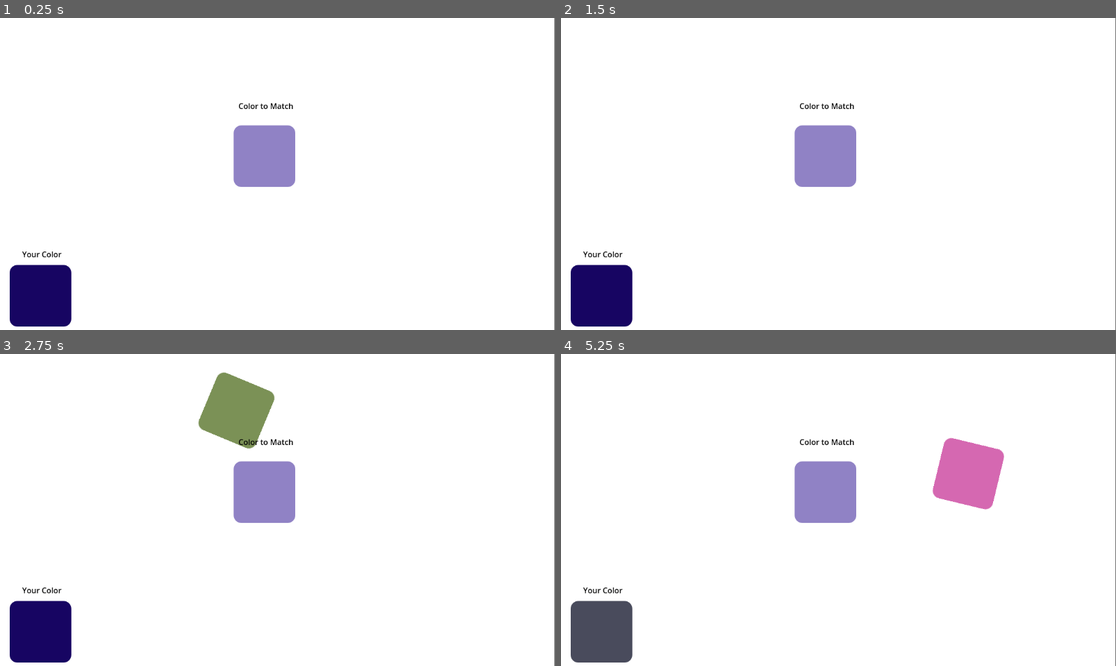
Above: before the commit, frames 1-4 (two rows, left to right).
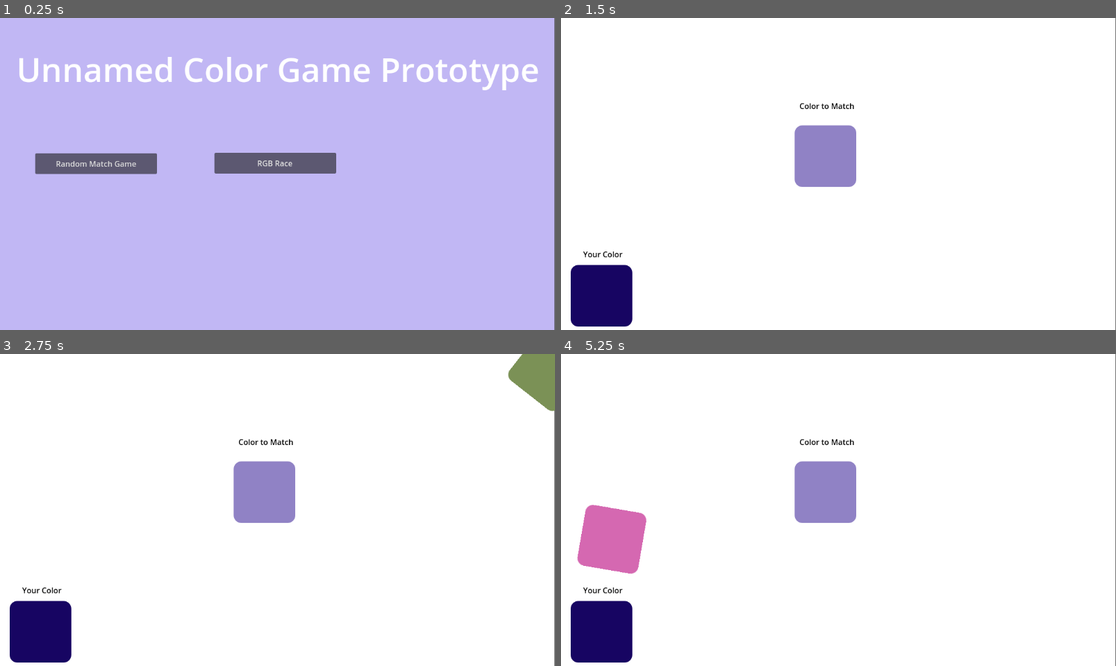
Above: after the commit, the same moments.

Repository: theconmen/color-matching-game-prototype
Game: Godot game, scene res://Main/main.tscn
Two runs of this game, one before a commit and one after it. Both use one fixed random seed, a clock stepped at 60 frames per second and the inputs below. The engine's default icon, where the game draws it, is replaced by a stand-in: a white triangle on a blue panel in a dark square.
Inputs (mouse positions are in pixels of both pictures, inside the frame that each line leads up to):
- Up to frame 1 (0.25 s): no input
- Up to frame 2 (1.5 s): click (655, 164) at 0.5 s, where only the run after the commit has a clickable "Random Match Game"; tap Enter at 1.25 s; move the mouse to (960, 158) at 1.27 s; press the mouse at (960, 158) at 1.28 s
- Up to frame 3 (2.75 s): tap Space at 2 s; move the mouse to (166, 525) at 2.02 s; release the mouse at (166, 525) at 2.03 s; right-click (166, 525) at 2.1 s; click (166, 525) at 2.17 s
- Up to frame 4 (5.25 s): move the mouse to (799, 413) at 2.77 s; press the mouse at (799, 413) at 2.78 s; move the mouse to (810, 572) at 3.52 s; release the mouse at (810, 572) at 3.53 s; right-click (810, 572) at 3.6 s; click (810, 572) at 3.67 s; move the mouse to (1005, 556) at 4.27 s; press the mouse at (1005, 556) at 4.28 s; move the mouse to (672, 463) at 5.02 s; release the mouse at (672, 463) at 5.03 s; right-click (672, 463) at 5.1 s; click (672, 463) at 5.17 s

The runs differ from the first frame. In frame 1, 98% of the frame differs, in the area x 0-100%, y 0-100%; in frame 2, nothing differs; in frame 3, 3.3%; in frame 4, 6.6%.

Commit message:
Reworked structure and added menu to select game type

Diff:
--- a/Globals/signal_bus.gd
+++ b/Globals/signal_bus.gd
@@ -1,6 +1,10 @@
 extends Node
 
-#main signals
+#Scene Navigation signals
+signal random_match_game_selected
+signal RGB_race_game_selected
+
+#RandomMatch signals
 signal color_circle_left_click(color)
 signal color_circle_right_click(color)
 signal player_new_color(color)
--- a/Main/main.gd
+++ b/Main/main.gd
@@ -1,11 +1,12 @@
-extends Node2D
+extends Node
 
-@onready var color_circle = preload("uid://coelioq7h5jva")
+@onready var RandomMatch: PackedScene = load("uid://dkbhys3yb3puy")
+@onready var RGBRace: PackedScene = load("uid://dogly64edrtnt")
 
 # Called when the node enters the scene tree for the first time.
 func _ready() -> void:
-	SignalBus.player_win_con_met.connect(_on_player_win_con_met)
-	SignalBus.restart_button_pressed.connect(_on_restart_button_pressed)
+	SignalBus.random_match_game_selected.connect(_on_random_match_game_selected)
+	SignalBus.RGB_race_game_selected.connect(_on_rgb_race_game_selected)
 
 
 # Called every frame. 'delta' is the elapsed time since the previous frame.
@@ -13,30 +14,9 @@
 	pass
 
 
-func _on_color_spawn_timeout() -> void:
-	spawn_color_circle()
-
-func spawn_color_circle():
-	var new_color_circle = color_circle.instantiate()
-	var result = set_color_circle_position_rotation()
-	new_color_circle.position = result[0]
-	new_color_circle.rotation = result[1]
-	new_color_circle.linear_velocity = Vector2(randf_range(150.0, 250.0), 0.0).rotated(result[1])
-	add_child(new_color_circle)
-
-func set_color_circle_position_rotation():
-	var circle_spawn_location = $SpawnPath/ColorSpawnPath
-	circle_spawn_location.progress_ratio = randf()
-	var direction = circle_spawn_location.rotation + PI / 2
-	direction += randf_range(-PI / 4, PI / 4)
-	return [circle_spawn_location.position, direction]
+func _on_random_match_game_selected():
+	get_tree().change_scene_to_packed(RandomMatch)
 
 
-func _on_player_win_con_met():
-	$WinScreen.visible = true
-	get_tree().paused = true
-
-func _on_restart_button_pressed():
-	$WinScreen.visible = false
-	get_tree().paused = false
-	get_tree().reload_current_scene()
+func _on_rgb_race_game_selected():
+	get_tree().change_scene_to_packed(RGBRace)
--- a/Main/main.tscn
+++ b/Main/main.tscn
@@ -1,42 +1,9 @@
-[gd_scene load_steps=7 format=3 uid="uid://dkbhys3yb3puy"]
+[gd_scene load_steps=3 format=3 uid="uid://ci65qcv2o5v4a"]
 
-[ext_resource type="Script" uid="uid://dwu5ia2hsfn0b" path="res://Main/main.gd" id="1_eunhr"]
-[ext_resource type="PackedScene" uid="uid://db3kggeq1vlgj" path="res://Color_circles/Main Color/Main_Color.tscn" id="3_liyct"]
-[ext_resource type="PackedScene" uid="uid://dsd3ai7xtupa" path="res://Color_circles/Player Color/player_color.tscn" id="4_eunhr"]
-[ext_resource type="PackedScene" uid="uid://bjgc08ala0h7v" path="res://Background/Background.tscn" id="4_ib3t1"]
-[ext_resource type="PackedScene" uid="uid://b6im1jbu6vwgk" path="res://UI/win_screen.tscn" id="5_k3v36"]
+[ext_resource type="Script" uid="uid://bslt2o5ed3os5" path="res://Main/main.gd" id="1_eunhr"]
+[ext_resource type="PackedScene" uid="uid://b0wa0ple75qcp" path="res://UI/Main UI/main_scene_ui.tscn" id="2_2w1kt"]
 
-[sub_resource type="Curve2D" id="Curve2D_k3v36"]
-_data = {
-"points": PackedVector2Array(0, 0, 0, 0, -8, -3, 0, 0, 0, 0, 1158, -3, 0, 0, 0, 0, 1155, 652, 0, 0, 0, 0, 2, 657, 0, 0, 0, 0, -8, -3)
-}
-point_count = 5
-
-[node name="Main" type="Node2D"]
-process_mode = 1
+[node name="Main" type="Node"]
 script = ExtResource("1_eunhr")
 
-[node name="MainColor" parent="." instance=ExtResource("3_liyct")]
-position = Vector2(551, 288)
-
-[node name="Background" parent="." instance=ExtResource("4_ib3t1")]
-layer = -1
-
-[node name="Color_spawn" type="Timer" parent="."]
-process_mode = 1
-wait_time = 2.0
-autostart = true
-
-[node name="PlayerColor" parent="." instance=ExtResource("4_eunhr")]
-position = Vector2(84, 577)
-
-[node name="WinScreen" parent="." instance=ExtResource("5_k3v36")]
-visible = false
-
-[node name="SpawnPath" type="Path2D" parent="."]
-curve = SubResource("Curve2D_k3v36")
-
-[node name="ColorSpawnPath" type="PathFollow2D" parent="SpawnPath"]
-position = Vector2(-8, -3)
-
-[connection signal="timeout" from="Color_spawn" to="." method="_on_color_spawn_timeout"]
+[node name="Main Scene UI" parent="." instance=ExtResource("2_2w1kt")]
--- /dev/null
+++ b/RBG race/rbg_race.tscn
@@ -0,0 +1,3 @@
+[gd_scene format=3 uid="uid://dogly64edrtnt"]
+
+[node name="RBG Race" type="Node2D"]
--- /dev/null
+++ b/RandomMatch/RandomMatch.gd
@@ -0,0 +1,42 @@
+extends Node2D
+
+@onready var color_circle = preload("uid://coelioq7h5jva")
+
+# Called when the node enters the scene tree for the first time.
+func _ready() -> void:
+	SignalBus.player_win_con_met.connect(_on_player_win_con_met)
+	SignalBus.restart_button_pressed.connect(_on_restart_button_pressed)
+
+
+# Called every frame. 'delta' is the elapsed time since the previous frame.
+func _process(delta: float) -> void:
+	pass
+
+
+func _on_color_spawn_timeout() -> void:
+	spawn_color_circle()
+
+func spawn_color_circle():
+	var new_color_circle = color_circle.instantiate()
+	var result = set_color_circle_position_rotation()
+	new_color_circle.position = result[0]
+	new_color_circle.rotation = result[1]
+	new_color_circle.linear_velocity = Vector2(randf_range(150.0, 250.0), 0.0).rotated(result[1])
+	add_child(new_color_circle)
+
+func set_color_circle_position_rotation():
+	var circle_spawn_location = $SpawnPath/ColorSpawnPath
+	circle_spawn_location.progress_ratio = randf()
+	var direction = circle_spawn_location.rotation + PI / 2
+	direction += randf_range(-PI / 4, PI / 4)
+	return [circle_spawn_location.position, direction]
+
+
+func _on_player_win_con_met():
+	$WinScreen.visible = true
+	get_tree().paused = true
+
+func _on_restart_button_pressed():
+	$WinScreen.visible = false
+	get_tree().paused = false
+	get_tree().reload_current_scene()
--- /dev/null
+++ b/RandomMatch/RandomMatch.tscn
@@ -0,0 +1,42 @@
+[gd_scene load_steps=7 format=3 uid="uid://dkbhys3yb3puy"]
+
+[ext_resource type="Script" uid="uid://dwu5ia2hsfn0b" path="res://RandomMatch/RandomMatch.gd" id="1_t8qfu"]
+[ext_resource type="PackedScene" uid="uid://db3kggeq1vlgj" path="res://Color_circles/Main Color/Main_Color.tscn" id="2_24q3n"]
+[ext_resource type="PackedScene" uid="uid://bjgc08ala0h7v" path="res://Background/Background.tscn" id="3_d0s2v"]
+[ext_resource type="PackedScene" uid="uid://dsd3ai7xtupa" path="res://Color_circles/Player Color/player_color.tscn" id="4_uhbon"]
+[ext_resource type="PackedScene" uid="uid://b6im1jbu6vwgk" path="res://UI/RandomMatchUI/win_screen.tscn" id="5_cjun7"]
+
+[sub_resource type="Curve2D" id="Curve2D_k3v36"]
+_data = {
+"points": PackedVector2Array(0, 0, 0, 0, -8, -3, 0, 0, 0, 0, 1158, -3, 0, 0, 0, 0, 1155, 652, 0, 0, 0, 0, 2, 657, 0, 0, 0, 0, -8, -3)
+}
+point_count = 5
+
+[node name="RandomMatch" type="Node2D"]
+process_mode = 1
+script = ExtResource("1_t8qfu")
+
+[node name="MainColor" parent="." instance=ExtResource("2_24q3n")]
+position = Vector2(551, 288)
+
+[node name="Background" parent="." instance=ExtResource("3_d0s2v")]
+layer = -1
+
+[node name="Color_spawn" type="Timer" parent="."]
+process_mode = 1
+wait_time = 2.0
+autostart = true
+
+[node name="PlayerColor" parent="." instance=ExtResource("4_uhbon")]
+position = Vector2(84, 577)
+
+[node name="WinScreen" parent="." instance=ExtResource("5_cjun7")]
+visible = false
+
+[node name="SpawnPath" type="Path2D" parent="."]
+curve = SubResource("Curve2D_k3v36")
+
+[node name="ColorSpawnPath" type="PathFollow2D" parent="SpawnPath"]
+position = Vector2(-8, -3)
+
+[connection signal="timeout" from="Color_spawn" to="." method="_on_color_spawn_timeout"]
--- /dev/null
+++ b/UI/Main UI/main_scene_ui.gd
@@ -0,0 +1,20 @@
+extends Control
+
+
+# Called when the node enters the scene tree for the first time.
+func _ready() -> void:
+	pass # Replace with function body.
+
+
+# Called every frame. 'delta' is the elapsed time since the previous frame.
+func _process(delta: float) -> void:
+	pass
+
+
+
+func _on_random_match_pressed() -> void:
+	SignalBus.random_match_game_selected.emit()
+
+
+func _on_rgb_race_pressed() -> void:
+	SignalBus.RGB_race_game_selected.emit()
--- /dev/null
+++ b/UI/Main UI/main_scene_ui.tscn
@@ -0,0 +1,46 @@
+[gd_scene load_steps=2 format=3 uid="uid://b0wa0ple75qcp"]
+
+[ext_resource type="Script" uid="uid://bl3267egbnaxn" path="res://UI/Main UI/main_scene_ui.gd" id="1_fvxec"]
+
+[node name="Main Scene UI" type="Control"]
+layout_mode = 3
+anchors_preset = 15
+anchor_right = 1.0
+anchor_bottom = 1.0
+grow_horizontal = 2
+grow_vertical = 2
+script = ExtResource("1_fvxec")
+
+[node name="CanvasLayer" type="CanvasLayer" parent="."]
+
+[node name="ColorRect" type="ColorRect" parent="CanvasLayer"]
+offset_right = 1151.0
+offset_bottom = 651.0
+mouse_filter = 2
+color = Color(0.75686276, 0.7176471, 0.95686275, 1)
+
+[node name="Label" type="Label" parent="CanvasLayer"]
+offset_left = 25.0
+offset_top = 59.0
+offset_right = 1128.0
+offset_bottom = 176.0
+theme_override_font_sizes/font_size = 69
+text = "Unnamed Color Game Prototype"
+horizontal_alignment = 1
+
+[node name="RandomMatch" type="Button" parent="CanvasLayer"]
+offset_left = 73.0
+offset_top = 281.0
+offset_right = 326.0
+offset_bottom = 324.0
+text = "Random Match Game"
+
+[node name="RGB Race" type="Button" parent="CanvasLayer"]
+offset_left = 445.0
+offset_top = 280.0
+offset_right = 698.0
+offset_bottom = 323.0
+text = "RGB Race"
+
+[connection signal="pressed" from="CanvasLayer/RandomMatch" to="." method="_on_random_match_pressed"]
+[connection signal="pressed" from="CanvasLayer/RGB Race" to="." method="_on_rgb_race_pressed"]
--- a/UI/win_screen.tscn
+++ b/UI/RandomMatchUI/win_screen.tscn
@@ -1,6 +1,6 @@
 [gd_scene load_steps=2 format=3 uid="uid://b6im1jbu6vwgk"]
 
-[ext_resource type="Script" uid="uid://dkpv2x80xjf0g" path="res://UI/win_screen.gd" id="1_t25dr"]
+[ext_resource type="Script" uid="uid://dkpv2x80xjf0g" path="res://UI/RandomMatchUI/win_screen.gd" id="1_t25dr"]
 
 [node name="WinScreen" type="CanvasLayer"]
 process_mode = 3
--- a/project.godot
+++ b/project.godot
@@ -11,7 +11,7 @@
 [application]
 
 config/name="Color matching game prototype"
-run/main_scene="uid://dkbhys3yb3puy"
+run/main_scene="uid://ci65qcv2o5v4a"
 config/features=PackedStringArray("4.5", "GL Compatibility")
 config/icon="res://icon.svg"
 
Not shown, changed: Main/main.gd.uid
Not shown, added: RandomMatch/RandomMatch.gd.uid
Not shown, added: UI/Main UI/main_scene_ui.gd.uid
Renamed: UI/win_screen.gd -> UI/RandomMatchUI/win_screen.gd
Renamed: UI/win_screen.gd.uid -> UI/RandomMatchUI/win_screen.gd.uid
